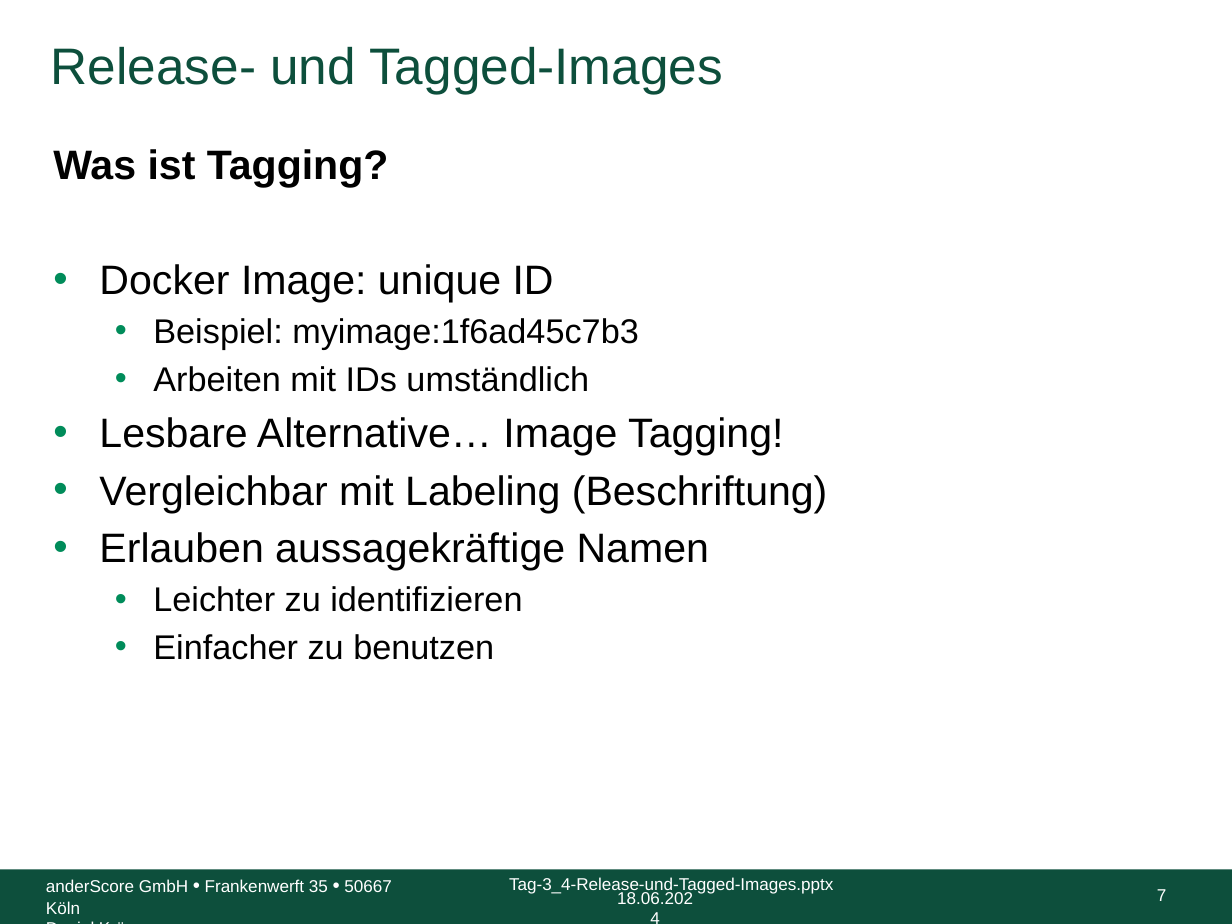
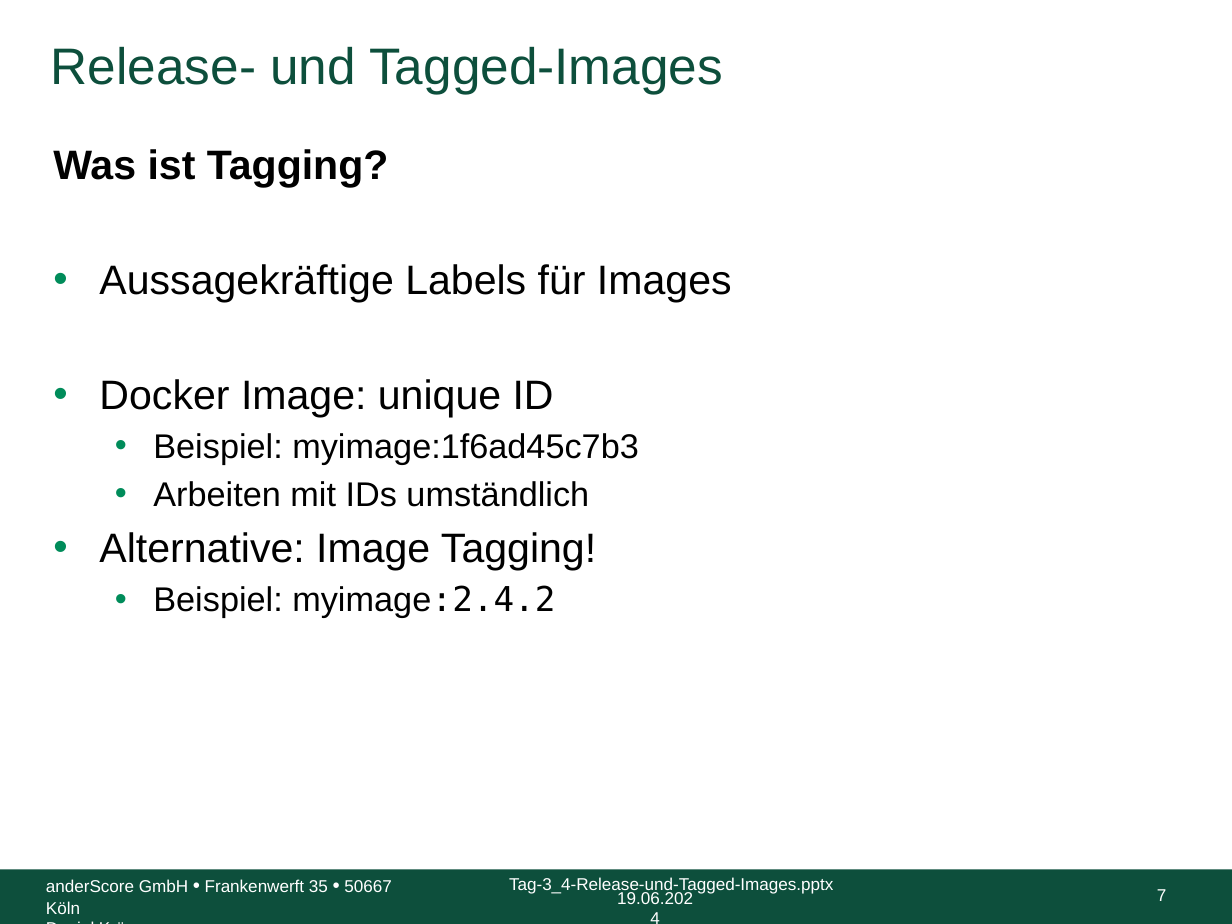
Before and after one commit to anderscore-gmbh/gitlab, a slide deck: slide 7 of slides/Tag-3_4-Release-und-Tagged-Images.pptx. Drawn at 1232x924 pixels with LibreOffice and Linux fonts; fonts in the diff are those of the drawing; background and template pictures are left out. Boxes give left, top, right and bottom in pixels: in the first picture for what was removed or moved away, otherwise in the second. Text is boxed around its words. In the diff, an @@ line names an element or a change of style, - is before the commit and + after.

```diff
--- a/slides/Tag-3_4-Release-und-Tagged-Images.pptx
+++ b/slides/Tag-3_4-Release-und-Tagged-Images.pptx
@@ text at (99, 264, 732, 302): paragraph added @@
+• Aussagekräftige Labels für Images
@@ text at (99, 532, 596, 618): text changed @@
-• Lesbare Alternative… Image Tagging!
-• Vergleichbar mit Labeling (Beschriftung)
-• Erlauben aussagekräftige Namen
-  • Leichter zu identifizieren
-  • Einfacher zu benutzen
+• Alternative: Image Tagging!
+  • Beispiel: myimage:2.4.2
@@ text at (617, 892, 693, 904): text changed @@
-18.06.2024
+19.06.2024
```
Also in this commit, not shown: 36 other slides changed, 1 slide removed, 5 other files.
